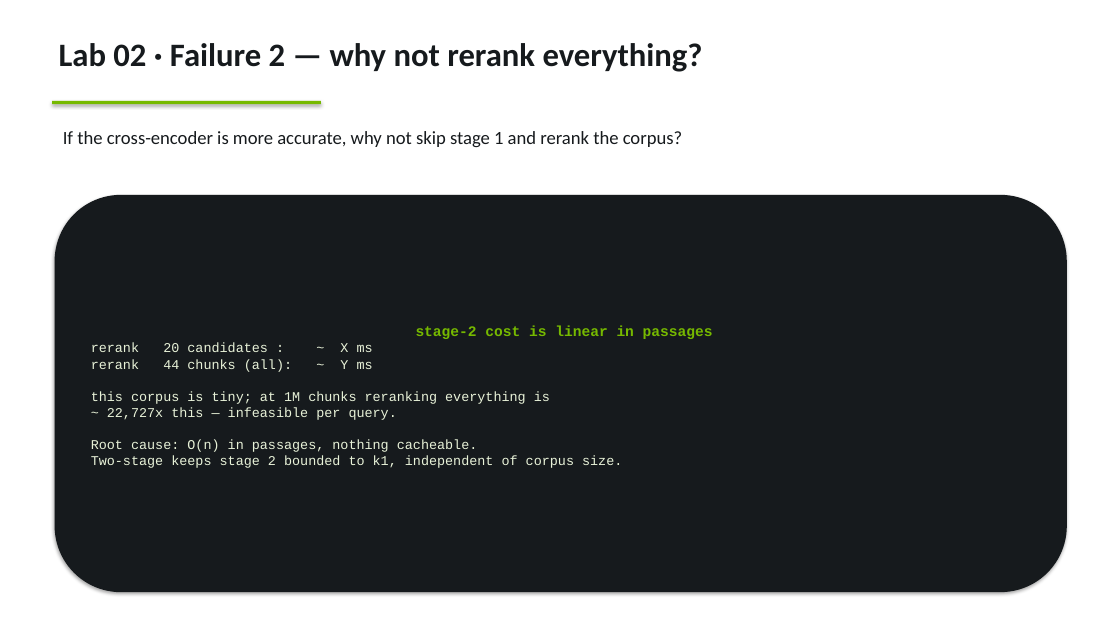
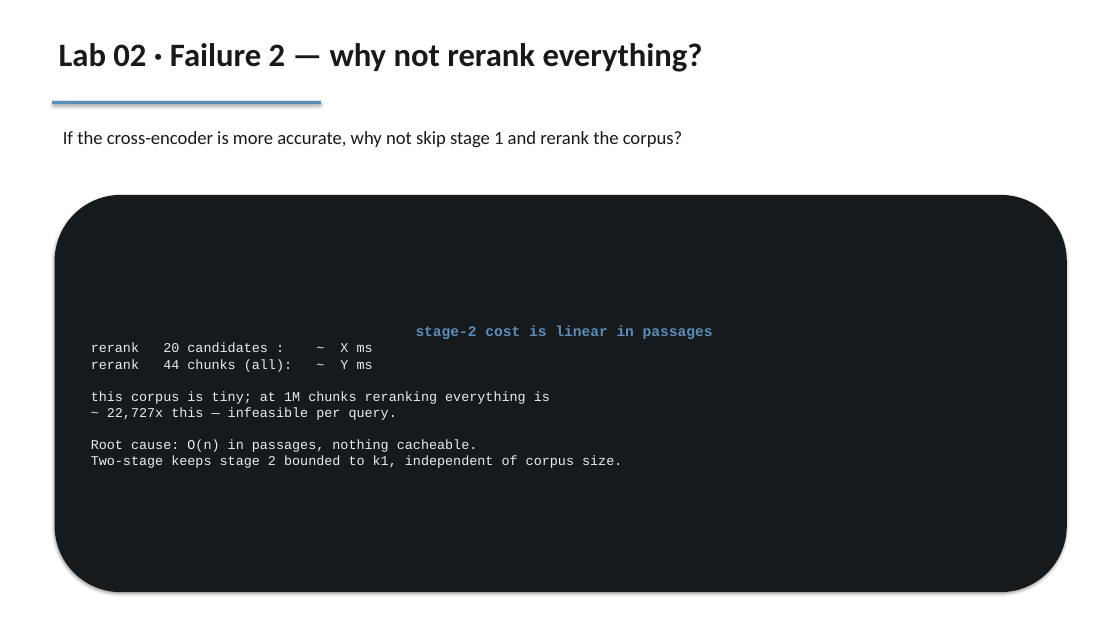
Before and after one commit to skippythemagnificent/Nvidia-Partner-Labs, a slide deck: slide 21 of decks/rag-reranking.pptx. Drawn at 1120x630 pixels with LibreOffice and Linux fonts; fonts in the diff are those of the drawing. Boxes give left, top, right and bottom in pixels: in the first picture for what was removed or moved away, otherwise in the second. Text is boxed around its words. In the diff, an @@ line names an element or a change of style, - is before the commit and + after.

Commit message:
Update deck theme to neutral palette
Replace green accent and tint colors with a neutral blue-gray palette across all decks.

```diff
--- a/decks/rag-reranking.pptx
+++ b/decks/rag-reranking.pptx
@@ rectangle at (52, 101, 321, 104): fill #76B900 to #5B8DB8 @@
@@ rounded rectangle "stage-2 cost is linear in ..." at (55, 195, 1067, 592): text colour #76B900 to #5B8DB8 in "stage-2 cost is linear in passages"; text colour #E8F2D8 to #E6ECF3 in "rerank 20 candidates : ~ X ms", "rerank 44 chunks (all): ~ Y ms", "this corpus is tiny; at 1M chunks ...", "~ 22,727x this — infeasible per query." and 2 more places @@
```
Also in this commit, not shown: 27 other slides changed, 5 other files.
